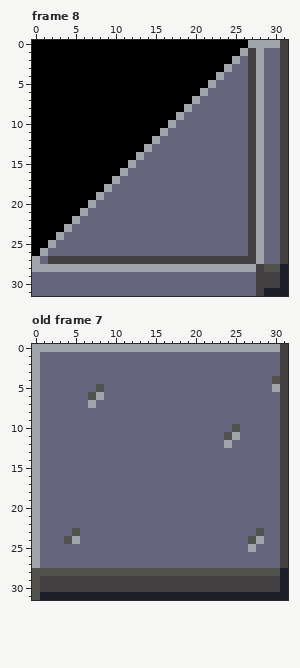
File history of a pixel-art file, Assets/aseprite/breakableTile.aseprite. This is how it looked before the edit.
32x32 pixels, 9 frames. Shown: frame 8, old frame 7. The commit also changed other frames, which this record leaves out.
After:
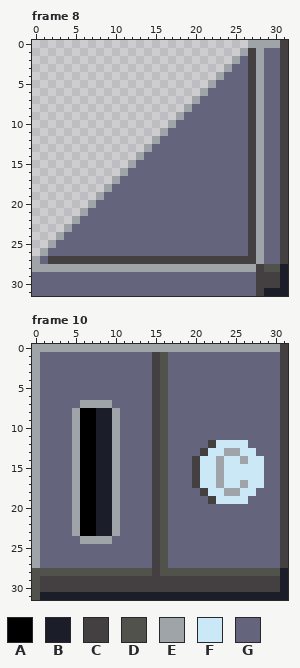
Palette (. is transparent): A #000000  B #1b1e29  C #443f41  D #52524c  E #9ea4a7  F #cbe8f7  G #64647c
A new or re-ordered frame is compared with the old frame closest to it.
From old to new:
frames 9 -> 36
Frame 8:
y 0: x 0..26 AAAAAAAAAAAAAAAAAAAAAAAAAAA -> ...........................
y 1: x 0..25 AAAAAAAAAAAAAAAAAAAAAAAAAA -> ..........................
y 2: x 0..24 AAAAAAAAAAAAAAAAAAAAAAAAA -> .........................
y 3: x 0..23 AAAAAAAAAAAAAAAAAAAAAAAA -> ........................
y 4: x 0..22 AAAAAAAAAAAAAAAAAAAAAAA -> .......................
y 5: x 0..21 AAAAAAAAAAAAAAAAAAAAAA -> ......................
y 6: x 0..20 AAAAAAAAAAAAAAAAAAAAA -> .....................
y 7: x 0..19 AAAAAAAAAAAAAAAAAAAA -> ....................
y 8: x 0..18 AAAAAAAAAAAAAAAAAAA -> ...................
y 9: x 0..17 AAAAAAAAAAAAAAAAAA -> ..................
y 10: x 0..16 AAAAAAAAAAAAAAAAA -> .................
y 11: x 0..15 AAAAAAAAAAAAAAAA -> ................
y 12: x 0..14 AAAAAAAAAAAAAAA -> ...............
y 13: x 0..13 AAAAAAAAAAAAAA -> ..............
y 14: x 0..12 AAAAAAAAAAAAA -> .............
y 15: x 0..11 AAAAAAAAAAAA -> ............
y 16: x 0..10 AAAAAAAAAAA -> ...........
y 17: x 0..9 AAAAAAAAAA -> ..........
y 18: x 0..8 AAAAAAAAA -> .........
y 19: x 0..7 AAAAAAAA -> ........
y 20: x 0..6 AAAAAAA -> .......
y 21: x 0..5 AAAAAA -> ......
y 22: x 0..4 AAAAA -> .....
y 23: x 0..3 AAAA -> ....
y 24: x 0..2 AAA -> ...
y 25: x 0..1 AA -> ..
y 26: x 0 A -> .
Frame 10 is new; against old frame 7:
y 1..3: x 15..16 GG -> CD
y 4: x 15..16 GG -> CD; x 30 D -> G
y 5: x 8 D -> G; x 15..16 GG -> CD; x 30 E -> G
y 6: x 7..8 DE -> GG; x 15..16 GG -> CD
y 7: x 6 G -> E; x 8..9 GG -> EE; x 15..16 GG -> CD
y 8..9: x 5..10 GGGGGG -> EAABBE; x 15..16 GG -> CD
y 10: x 5..10 GGGGGG -> EAABBE; x 15..16 GG -> CD; x 25 D -> G
y 11: x 5..10 GGGGGG -> EAABBE; x 15..16 GG -> CD; x 24..25 DE -> GG
y 12: x 5..10 GGGGGG -> EAABBE; x 15..16 GG -> CD; x 22..26 GGEGG -> CFFFF
y 13: x 5..10 GGGGGG -> EAABBE; x 15..16 GG -> CD; x 21..27 GGGGGGG -> CFFEEFF
y 14: x 5..10 GGGGGG -> EAABBE; x 15..16 GG -> CD; x 20..28 GGGGGGGGG -> CFFEFFEFF
y 15..16: x 5..10 GGGGGG -> EAABBE; x 15..16 GG -> CD; x 20..28 GGGGGGGGG -> CFFEFFFFF
y 17: x 5..10 GGGGGG -> EAABBE; x 15..16 GG -> CD; x 20..28 GGGGGGGGG -> CFFEFFEFF
y 18: x 5..10 GGGGGG -> EAABBE; x 15..16 GG -> CD; x 21..27 GGGGGGG -> CFFEEFF
y 19: x 5..10 GGGGGG -> EAABBE; x 15..16 GG -> CD; x 22..26 GGGGG -> CFFFF
y 20..22: x 5..10 GGGGGG -> EAABBE; x 15..16 GG -> CD
y 23: x 5..10 DGGGGG -> EAABBE; x 15..16 GG -> CD; x 28 D -> G
y 24: x 4..9 DEGGGG -> GGEEEE; x 15..16 GG -> CD; x 27..28 DE -> GG
y 25: x 15..16 GG -> CD; x 27 E -> G
y 26..27: x 15..16 GG -> CD
y 28: x 15 D -> C
Pixel boxes of the changes (left, top, right, bottom) in both pictures:
erased: (32, 40, 248, 256)
changed: (152, 352, 264, 576)
changed: (272, 376, 280, 392)
changed: (64, 384, 120, 544)
